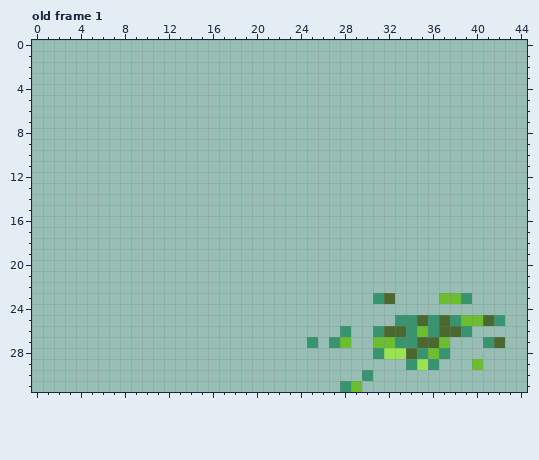
One commit to this pixel-art file: vomit.aseprite. Above: the version before the commit.
45x32 pixels, 4 frames. Shown: old frame 1.
After:
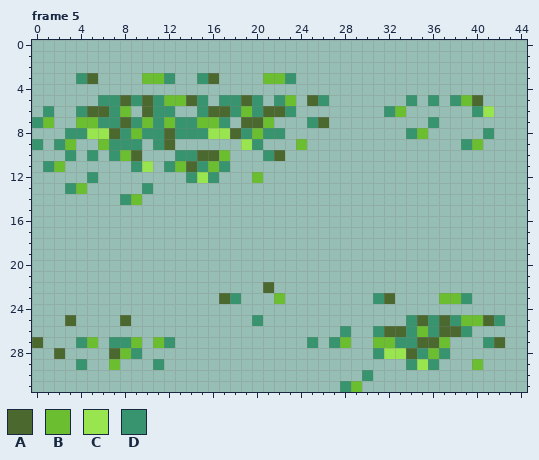
Palette (. is transparent): A #4b692f  B #6abe30  C #99e550  D #37946e
A new or re-ordered frame is compared with the old frame closest to it.
Changes in this commit:
frames re-ordered
Frame 5 against old frame 1:
y 3: x 4..5 .. -> DA; x 10..12 ... -> BBD; x 15..16 .. -> DA; x 21..23 ... -> BBD
y 5: x 6..15 .......... -> DDADADBBAD; x 17..20 .... -> DDAD; x 22..23 .. -> DB; x 25..26 .. -> AD; x 34 . -> D; x 36 . -> D; x 38..40 ... -> DBA
y 6: x 1 . -> D; x 4..8 ..... -> DAADB; x 10..12 ... -> ADD; x 15..23 ......... -> DAADBDAAD; x 32..33 .. -> DB; x 40..41 .. -> DC
y 7: x 0..1 .. -> DB; x 4..17 .............. -> BBDDADBDBDDBBD; x 19..21 ... -> AAB; x 25..26 .. -> DA; x 36 . -> D
y 8: x 3..22 .................... -> DDCCADBDDADDDCCADBDD; x 34..35 .. -> DB; x 41 . -> D
y 9: x 0 . -> D; x 2..3 .. -> DB; x 6..9 .... -> BDDD; x 11..12 .. -> DA; x 19..20 .. -> CD; x 24 . -> B; x 39..40 .. -> DB
y 10: x 3 . -> D; x 5 . -> D; x 7..9 ... -> DBA; x 13..17 ..... -> DDAAB; x 21..22 .. -> DA
y 11: x 1..2 .. -> DB; x 9..10 .. -> DC; x 12..17 ...... -> DBADBD
y 12: x 5 . -> D; x 14..16 ... -> DCD; x 20 . -> B
y 13: x 3..4 .. -> DB; x 10 . -> D
y 14: x 8..9 .. -> DB
y 22: x 21 . -> A
y 23: x 17..18 .. -> AD; x 22 . -> B
y 25: x 3 . -> A; x 8 . -> A; x 20 . -> D; x 33 D -> .
y 27: x 0 . -> A; x 4..5 .. -> DB; x 7..9 ... -> DDB; x 11..12 .. -> BD
y 28: x 2 . -> A; x 7..9 ... -> ABD
y 29: x 4 . -> D; x 7 . -> B; x 11 . -> D
Pixel boxes of the changes (left, top, right, bottom) in both pictures:
added: (32, 73, 329, 205)
added: (384, 95, 494, 150)
added: (219, 282, 285, 326)
added: (32, 315, 175, 370)
erased: (395, 315, 406, 326)
